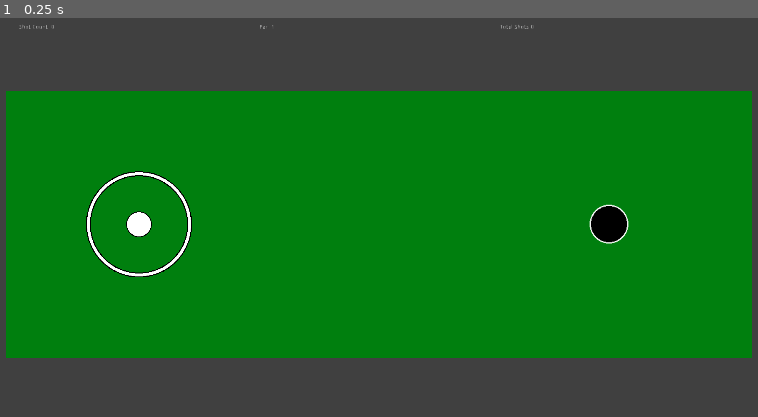
Above: before the commit, frame 1.
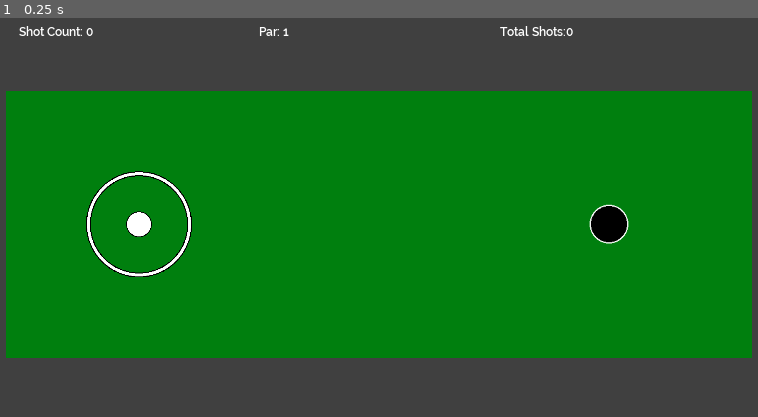
Above: after the commit, the same moment.

Repository: Beetron/2dgolf
Game: Godot game, scene res://Level A.tscn
Same seed, same stepped clock (60 frames per second), same inputs: the game is played once before the commit and once after it.
Inputs:
- Up to frame 1 (0.25 s): no input

The runs differ from the first frame. In frame 1, 0.3% of the frame differs, in the area x 2-76%, y 1-5%.

Commit message:
Added a GUI font

Diff:
--- a/GUI.tscn
+++ b/GUI.tscn
@@ -1,8 +1,9 @@
-[gd_scene load_steps=4 format=2]
+[gd_scene load_steps=5 format=2]
 
 [ext_resource path="res://GUI.gd" type="Script" id=1]
 [ext_resource path="res://Shot Count.gd" type="Script" id=2]
 [ext_resource path="res://TotalShots.gd" type="Script" id=3]
+[ext_resource path="res://GameGUIFont.tres" type="DynamicFont" id=5]
 
 [node name="GUI" type="MarginContainer"]
 anchor_left = 0.05
@@ -25,6 +26,7 @@
 margin_bottom = 140.0
 size_flags_horizontal = 3
 size_flags_vertical = 3
+custom_fonts/font = ExtResource( 5 )
 script = ExtResource( 2 )
 __meta__ = {
 "_edit_use_anchors_": false
@@ -36,6 +38,7 @@
 margin_bottom = 140.0
 size_flags_horizontal = 3
 size_flags_vertical = 3
+custom_fonts/font = ExtResource( 5 )
 
 [node name="TotalShots" type="Label" parent="HBoxContainer"]
 margin_left = 1154.0
@@ -43,4 +46,5 @@
 margin_bottom = 140.0
 size_flags_horizontal = 3
 size_flags_vertical = 3
+custom_fonts/font = ExtResource( 5 )
 script = ExtResource( 3 )
--- /dev/null
+++ b/GameGUIFont.tres
@@ -0,0 +1,7 @@
+[gd_resource type="DynamicFont" load_steps=2 format=2]
+
+[ext_resource path="res://Raleway/Raleway-SemiBold.ttf" type="DynamicFontData" id=1]
+
+[resource]
+size = 30
+font_data = ExtResource( 1 )
--- a/Scorecard.tscn
+++ b/Scorecard.tscn
@@ -11,13 +11,13 @@
 [ext_resource path="res://Par 8.gd" type="Script" id=9]
 [ext_resource path="res://Par 4.gd" type="Script" id=10]
 [ext_resource path="res://Total Par.gd" type="Script" id=11]
+[ext_resource path="res://GameGUIFont.tres" type="DynamicFont" id=12]
 
 [node name="Scorecard" type="Control"]
 anchor_right = 1.0
 anchor_bottom = 0.993
 margin_right = 1.0
 margin_bottom = 7.55994
-rect_scale = Vector2( 3.2098, 3.2098 )
 script = ExtResource( 1 )
 __meta__ = {
 "_edit_use_anchors_": false
@@ -33,216 +33,251 @@
 [node name="GridContainer" type="GridContainer" parent="PanelContainer"]
 margin_left = 7.0
 margin_top = 7.0
-margin_right = 185.0
-margin_bottom = 57.0
+margin_right = 350.0
+margin_bottom = 126.0
+size_flags_horizontal = 3
+size_flags_vertical = 3
 columns = 11
 __meta__ = {
 "_edit_use_anchors_": false
 }
 
 [node name="Hole" type="Label" parent="PanelContainer/GridContainer"]
-margin_right = 35.0
-margin_bottom = 14.0
+margin_right = 80.0
+margin_bottom = 37.0
+custom_fonts/font = ExtResource( 12 )
 text = "Hole"
 
 [node name="1" type="Label" parent="PanelContainer/GridContainer"]
-margin_left = 39.0
-margin_right = 47.0
-margin_bottom = 14.0
+margin_left = 84.0
+margin_right = 98.0
+margin_bottom = 37.0
+custom_fonts/font = ExtResource( 12 )
 text = "1"
 
 [node name="2" type="Label" parent="PanelContainer/GridContainer"]
-margin_left = 51.0
-margin_right = 59.0
-margin_bottom = 14.0
+margin_left = 102.0
+margin_right = 118.0
+margin_bottom = 37.0
+custom_fonts/font = ExtResource( 12 )
 text = "2"
 
 [node name="3" type="Label" parent="PanelContainer/GridContainer"]
-margin_left = 63.0
-margin_right = 71.0
-margin_bottom = 14.0
+margin_left = 122.0
+margin_right = 138.0
+margin_bottom = 37.0
+custom_fonts/font = ExtResource( 12 )
 text = "3"
 
 [node name="4" type="Label" parent="PanelContainer/GridContainer"]
-margin_left = 75.0
-margin_right = 83.0
-margin_bottom = 14.0
+margin_left = 142.0
+margin_right = 159.0
+margin_bottom = 37.0
+custom_fonts/font = ExtResource( 12 )
 text = "4"
 
 [node name="5" type="Label" parent="PanelContainer/GridContainer"]
-margin_left = 87.0
-margin_right = 95.0
-margin_bottom = 14.0
+margin_left = 163.0
+margin_right = 180.0
+margin_bottom = 37.0
+custom_fonts/font = ExtResource( 12 )
 text = "5"
 
 [node name="6" type="Label" parent="PanelContainer/GridContainer"]
-margin_left = 99.0
-margin_right = 107.0
-margin_bottom = 14.0
+margin_left = 184.0
+margin_right = 202.0
+margin_bottom = 37.0
+custom_fonts/font = ExtResource( 12 )
 text = "6"
 
 [node name="7" type="Label" parent="PanelContainer/GridContainer"]
-margin_left = 111.0
-margin_right = 119.0
-margin_bottom = 14.0
+margin_left = 206.0
+margin_right = 222.0
+margin_bottom = 37.0
+custom_fonts/font = ExtResource( 12 )
 text = "7"
 
 [node name="8" type="Label" parent="PanelContainer/GridContainer"]
-margin_left = 123.0
-margin_right = 131.0
-margin_bottom = 14.0
+margin_left = 226.0
+margin_right = 244.0
+margin_bottom = 37.0
+custom_fonts/font = ExtResource( 12 )
 text = "8"
 
 [node name="9" type="Label" parent="PanelContainer/GridContainer"]
-margin_left = 135.0
-margin_right = 143.0
-margin_bottom = 14.0
+margin_left = 248.0
+margin_right = 266.0
+margin_bottom = 37.0
+custom_fonts/font = ExtResource( 12 )
 text = "9"
 
 [node name="Total" type="Label" parent="PanelContainer/GridContainer"]
-margin_left = 147.0
-margin_right = 178.0
-margin_bottom = 14.0
+margin_left = 270.0
+margin_right = 343.0
+margin_bottom = 37.0
+custom_fonts/font = ExtResource( 12 )
 text = "Total"
 
 [node name="Par" type="Label" parent="PanelContainer/GridContainer"]
-margin_top = 18.0
-margin_right = 35.0
-margin_bottom = 32.0
+margin_top = 41.0
+margin_right = 80.0
+margin_bottom = 78.0
+custom_fonts/font = ExtResource( 12 )
 text = "Par"
 
 [node name="Par 1" type="Label" parent="PanelContainer/GridContainer"]
-margin_left = 39.0
-margin_top = 18.0
-margin_right = 47.0
-margin_bottom = 32.0
+margin_left = 84.0
+margin_top = 41.0
+margin_right = 98.0
+margin_bottom = 78.0
+custom_fonts/font = ExtResource( 12 )
 script = ExtResource( 3 )
 
 [node name="Par 2" type="Label" parent="PanelContainer/GridContainer"]
-margin_left = 51.0
-margin_top = 18.0
-margin_right = 59.0
-margin_bottom = 32.0
+margin_left = 102.0
+margin_top = 41.0
+margin_right = 118.0
+margin_bottom = 78.0
+custom_fonts/font = ExtResource( 12 )
 script = ExtResource( 5 )
 
 [node name="Par 3" type="Label" parent="PanelContainer/GridContainer"]
-margin_left = 63.0
-margin_top = 18.0
-margin_right = 71.0
-margin_bottom = 32.0
+margin_left = 122.0
+margin_top = 41.0
+margin_right = 138.0
+margin_bottom = 78.0
+custom_fonts/font = ExtResource( 12 )
 script = ExtResource( 2 )
 
 [node name="Par 4" type="Label" parent="PanelContainer/GridContainer"]
-margin_left = 75.0
-margin_top = 18.0
-margin_right = 83.0
-margin_bottom = 32.0
+margin_left = 142.0
+margin_top = 41.0
+margin_right = 159.0
+margin_bottom = 78.0
+custom_fonts/font = ExtResource( 12 )
 script = ExtResource( 10 )
 
 [node name="Par 5" type="Label" parent="PanelContainer/GridContainer"]
-margin_left = 87.0
-margin_top = 18.0
-margin_right = 95.0
-margin_bottom = 32.0
+margin_left = 163.0
+margin_top = 41.0
+margin_right = 180.0
+margin_bottom = 78.0
+custom_fonts/font = ExtResource( 12 )
 script = ExtResource( 6 )
 
 [node name="Par 6" type="Label" parent="PanelContainer/GridContainer"]
-margin_left = 99.0
-margin_top = 18.0
-margin_right = 107.0
-margin_bottom = 32.0
+margin_left = 184.0
+margin_top = 41.0
+margin_right = 202.0
+margin_bottom = 78.0
+custom_fonts/font = ExtResource( 12 )
 script = ExtResource( 7 )
 
 [node name="Par 7" type="Label" parent="PanelContainer/GridContainer"]
-margin_left = 111.0
-margin_top = 18.0
-margin_right = 119.0
-margin_bottom = 32.0
+margin_left = 206.0
+margin_top = 41.0
+margin_right = 222.0
+margin_bottom = 78.0
+custom_fonts/font = ExtResource( 12 )
 script = ExtResource( 8 )
 
 [node name="Par 8" type="Label" parent="PanelContainer/GridContainer"]
-margin_left = 123.0
-margin_top = 18.0
-margin_right = 131.0
-margin_bottom = 32.0
+margin_left = 226.0
+margin_top = 41.0
+margin_right = 244.0
+margin_bottom = 78.0
+custom_fonts/font = ExtResource( 12 )
 script = ExtResource( 9 )
 
 [node name="Par 9" type="Label" parent="PanelContainer/GridContainer"]
-margin_left = 135.0
-margin_top = 18.0
-margin_right = 143.0
-margin_bottom = 32.0
+margin_left = 248.0
+margin_top = 41.0
+margin_right = 266.0
+margin_bottom = 78.0
+custom_fonts/font = ExtResource( 12 )
 script = ExtResource( 4 )
 
 [node name="Total Par" type="Label" parent="PanelContainer/GridContainer"]
-margin_left = 147.0
-margin_top = 18.0
-margin_right = 178.0
-margin_bottom = 32.0
+margin_left = 270.0
+margin_top = 41.0
+margin_right = 343.0
+margin_bottom = 78.0
+custom_fonts/font = ExtResource( 12 )
 script = ExtResource( 11 )
 
 [node name="Shots" type="Label" parent="PanelContainer/GridContainer"]
-margin_top = 36.0
-margin_right = 35.0
-margin_bottom = 50.0
+margin_top = 82.0
+margin_right = 80.0
+margin_bottom = 119.0
+custom_fonts/font = ExtResource( 12 )
 text = "Shots"
 
 [node name="Shots 1" type="Label" parent="PanelContainer/GridContainer"]
-margin_left = 39.0
-margin_top = 36.0
-margin_right = 47.0
-margin_bottom = 50.0
+margin_left = 84.0
+margin_top = 82.0
+margin_right = 98.0
+margin_bottom = 119.0
+custom_fonts/font = ExtResource( 12 )
 
 [node name="Shots 2" type="Label" parent="PanelContainer/GridContainer"]
-margin_left = 51.0
-margin_top = 36.0
-margin_right = 59.0
-margin_bottom = 50.0
+margin_left = 102.0
+margin_top = 82.0
+margin_right = 118.0
+margin_bottom = 119.0
+custom_fonts/font = ExtResource( 12 )
 
 [node name="Shots 3" type="Label" parent="PanelContainer/GridContainer"]
-margin_left = 63.0
-margin_top = 36.0
-margin_right = 71.0
-margin_bottom = 50.0
+margin_left = 122.0
+margin_top = 82.0
+margin_right = 138.0
+margin_bottom = 119.0
+custom_fonts/font = ExtResource( 12 )
 
 [node name="Shots 4" type="Label" parent="PanelContainer/GridContainer"]
-margin_left = 75.0
-margin_top = 36.0
-margin_right = 83.0
-margin_bottom = 50.0
+margin_left = 142.0
+margin_top = 82.0
+margin_right = 159.0
+margin_bottom = 119.0
+custom_fonts/font = ExtResource( 12 )
 
 [node name="Shots 5" type="Label" parent="PanelContainer/GridContainer"]
-margin_left = 87.0
-margin_top = 36.0
-margin_right = 95.0
-margin_bottom = 50.0
+margin_left = 163.0
+margin_top = 82.0
+margin_right = 180.0
+margin_bottom = 119.0
+custom_fonts/font = ExtResource( 12 )
 
 [node name="Shots 6" type="Label" parent="PanelContainer/GridContainer"]
-margin_left = 99.0
-margin_top = 36.0
-margin_right = 107.0
-margin_bottom = 50.0
+margin_left = 184.0
+margin_top = 82.0
+margin_right = 202.0
+margin_bottom = 119.0
+custom_fonts/font = ExtResource( 12 )
 
 [node name="Shots 7" type="Label" parent="PanelContainer/GridContainer"]
-margin_left = 111.0
-margin_top = 36.0
-margin_right = 119.0
-margin_bottom = 50.0
+margin_left = 206.0
+margin_top = 82.0
+margin_right = 222.0
+margin_bottom = 119.0
+custom_fonts/font = ExtResource( 12 )
 
 [node name="Shots 8" type="Label" parent="PanelContainer/GridContainer"]
-margin_left = 123.0
-margin_top = 36.0
-margin_right = 131.0
-margin_bottom = 50.0
+margin_left = 226.0
+margin_top = 82.0
+margin_right = 244.0
+margin_bottom = 119.0
+custom_fonts/font = ExtResource( 12 )
 
 [node name="Shots 9" type="Label" parent="PanelContainer/GridContainer"]
-margin_left = 135.0
-margin_top = 36.0
-margin_right = 143.0
-margin_bottom = 50.0
+margin_left = 248.0
+margin_top = 82.0
+margin_right = 266.0
+margin_bottom = 119.0
+custom_fonts/font = ExtResource( 12 )
 
 [node name="Total Shots" type="Label" parent="PanelContainer/GridContainer"]
-margin_left = 147.0
-margin_top = 36.0
-margin_right = 178.0
-margin_bottom = 50.0
+margin_left = 270.0
+margin_top = 82.0
+margin_right = 343.0
+margin_bottom = 119.0
+custom_fonts/font = ExtResource( 12 )
--- /dev/null
+++ b/ScorecardFont.tres
@@ -0,0 +1,8 @@
+[gd_resource type="DynamicFont" load_steps=2 format=2]
+
+[ext_resource path="res://Raleway/Raleway-SemiBold.ttf" type="DynamicFontData" id=1]
+
+[resource]
+size = 18
+use_mipmaps = true
+font_data = ExtResource( 1 )
Not shown, added: Raleway/OFL.txt
Binary file added: Raleway/Raleway-SemiBold.ttf
Not shown: 1 places in Scorecard.tscn that only renumber resources
